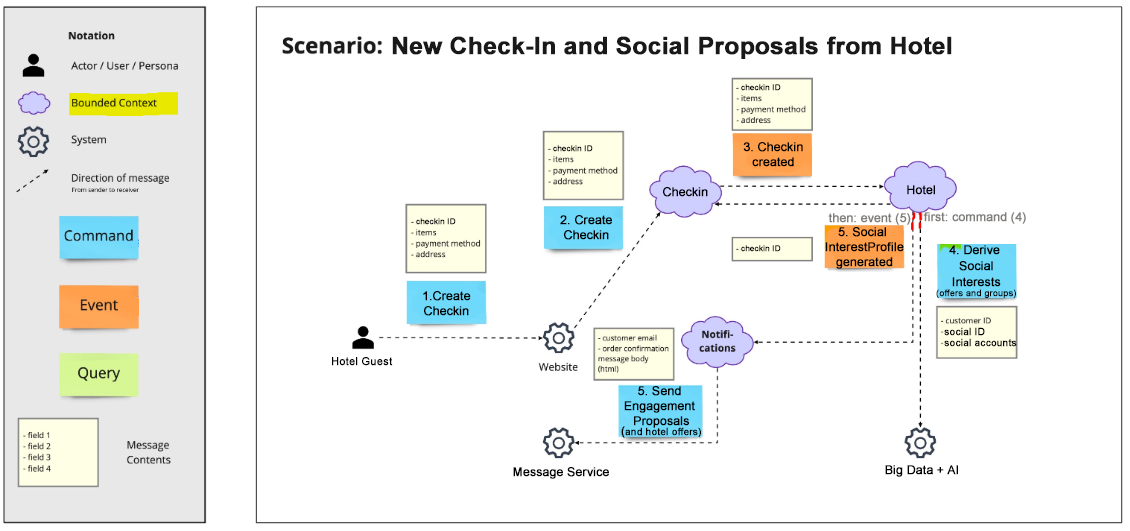
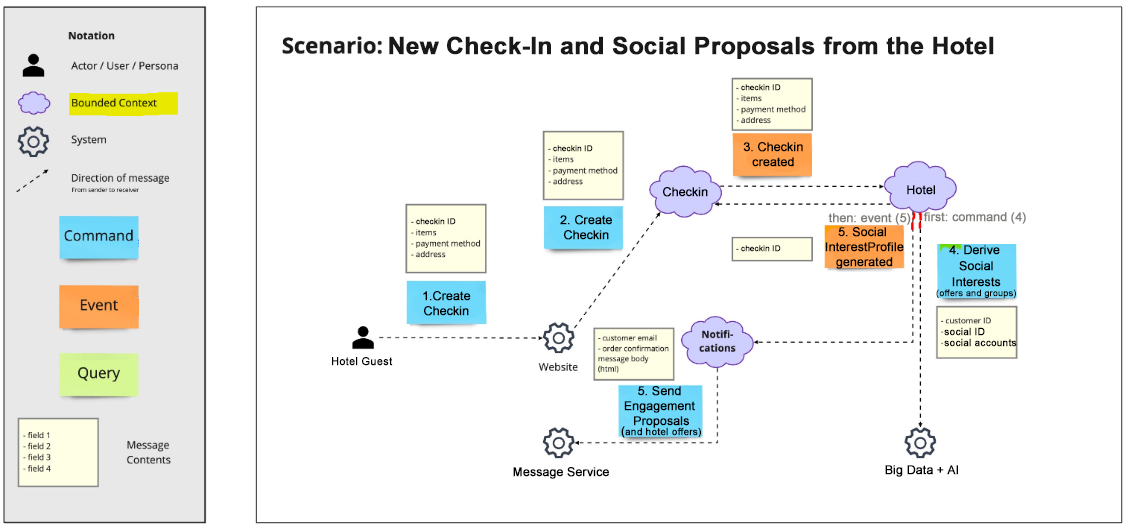
Comparing the layer stacks of the two w=1130, h=531 images. Changes:
renamed "New Check-In and Social Proposals from Hotel" to "New Check-In and Social Proposals from the Hotel", painted on it over 389, 36, 994, 59
